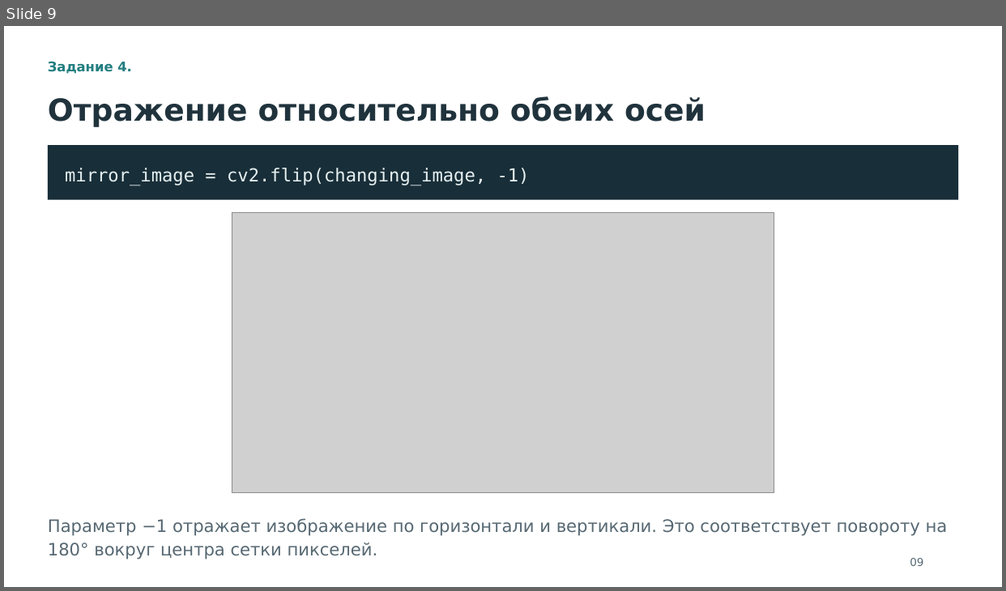
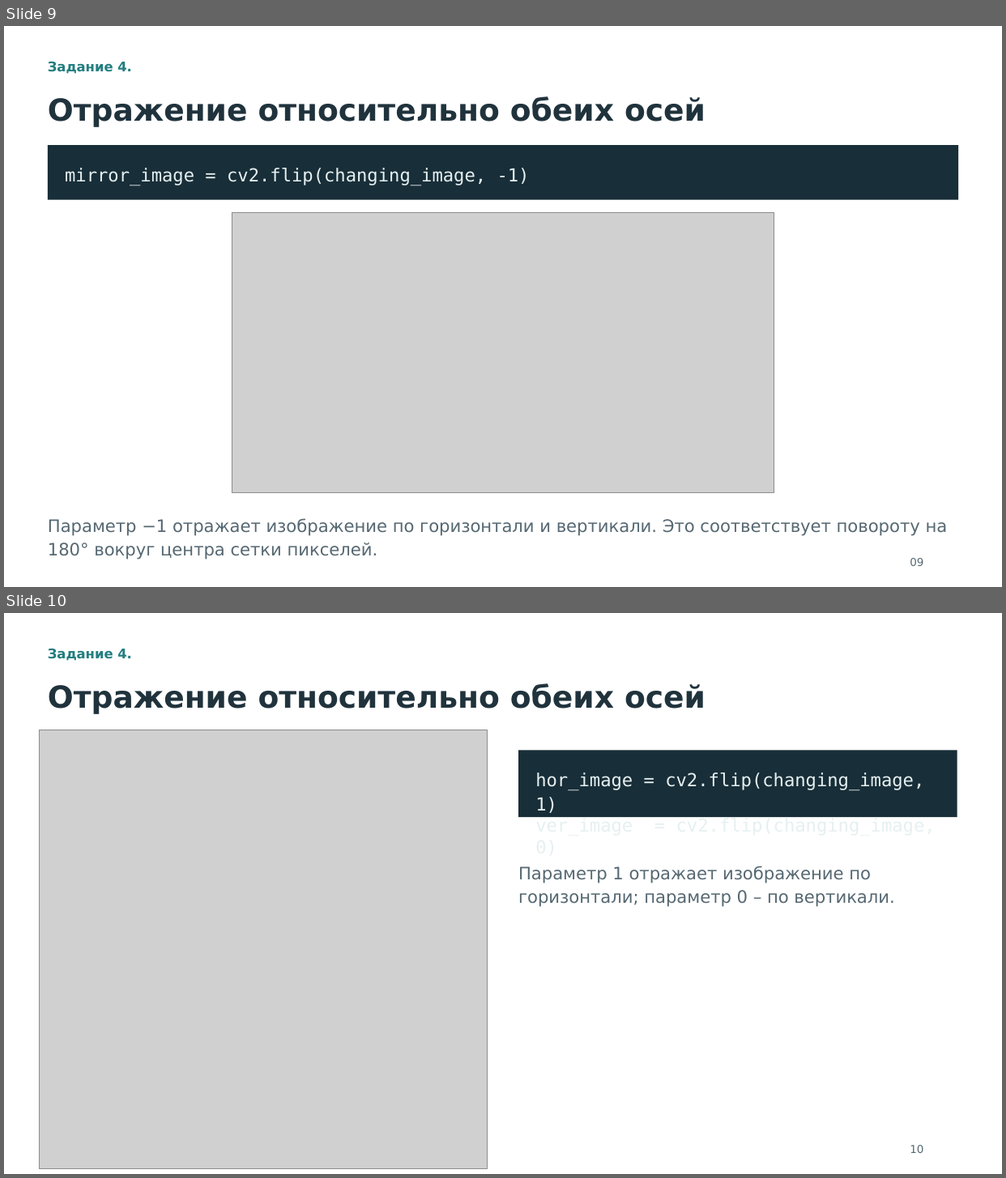
Before and after one commit to Travkova/CV_labs, a slide deck: геометрические преобразования изображений/Лабораторная_3_Травкова_Лебедкин.pptx. Shown one above the other, each under a label of ours: slide 9 before the commit, slides 9 and 10 after it. The pictures are 1006x591 and 1006x1178 pixels, drawn with LibreOffice and Linux fonts; fonts in the diff are those of the drawing; grey boxes stand for pictures. Boxes give left, top, right and bottom in pixels: in the first picture for what was removed or moved away, otherwise in the second. Text is boxed around its words. In the diff, an @@ line names an element or a change of style, - is before the commit and + after.

```diff
--- a/геометрические преобразования изображений/Лабораторная_3_Травкова_Лебедкин.pptx
+++ b/геометрические преобразования изображений/Лабораторная_3_Травкова_Лебедкин.pptx
@@ slide 10 added at (4,613,1002,1174), background #FFFFFF @@
@@ text added at (48,648,132,661), 12.8 pt, text #237E80, bold @@
+Задание 4.
@@ text added at (48,683,705,714), 29.2 pt, text #20333D, bold @@
+Отражение относительно обеих осей
@@ picture added at (39,730,488,1169) @@
@@ rectangle added at (518,750,957,817), fill #182E38, 17.2 pt, text #E6F0F1 @@
+hor_image = cv2.flip(changing_image, 1)
+ver_image = cv2.flip(changing_image, 0)
@@ text added at (518,866,894,907), 16.5 pt, text #566872 @@
+Параметр 1 отражает изображение по горизонтали; параметр 0 – по вертикали.
@@ text added at (910,1145,923,1153), 10.5 pt, text #566872 @@
+10
```
Also in this commit, not shown: 5 slides changed, 1 other slide added, 1 other file.
